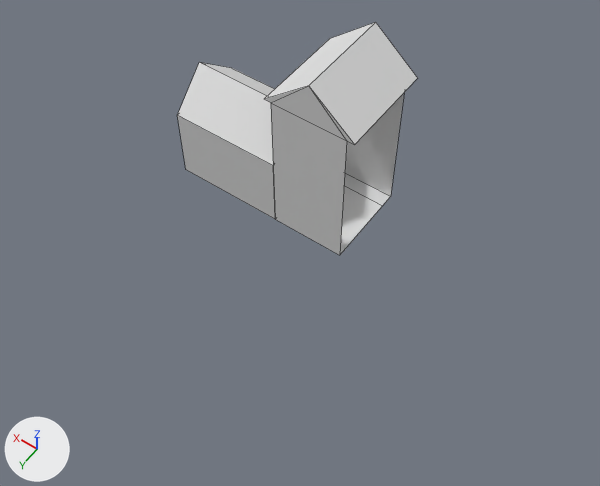
The Blender file dollhouse.blend: old version first, new version second.
Camera for both pictures: a camera (50 mm lens) standing at (-7.47, 11.76, 15.5) and looking at (-0.4, 1.86, -0.05). Lighting does not change. The marker at lower left points along +X, +Y and +Z. Mesh edges are drawn as thin lines.

The scene before the commit, as lines of its bpy script (objects in view):
```python
me_cube = bpy.data.meshes.new('Cube')
me_cube.from_pydata(...)  # 26 vertices, 21 faces; spans x -1.2..4.0, y -1.58..1.0, z -1.0..4.0
me_cube.materials.append(mat_material)  # white #e7e7e7
ob_cube = bpy.data.objects.new('Cube', me_cube)
ob_cube.location = (0.0, 0.0, 0.0)
```
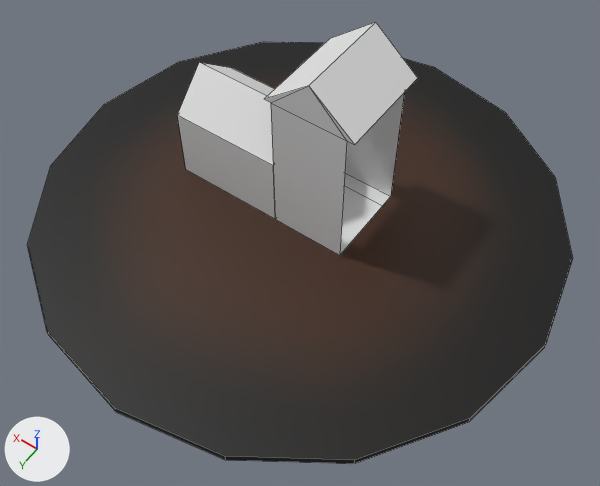
The newer file is also turned or shifted as a whole; pictures and numbers use the older file's frame.

Changed parts and their boxes [x1, y1, x2, y2] in the pictures (600 x 486 px):
'Cylinder', added
    after: [27, 41, 573, 464]

What changed in the scene script:
```text
Add img_desk:
    img_desk = load_image('desk', 'assets/desk.png', 1024, 1024, 'sRGB')
Add mat_desktop:
    mat_desktop = principled_material('Desktop')
    mat_desktop.texture = img_desk
Add me_cylinder:
    me_cylinder.from_pydata(...)  # a 16-sided cylinder along z spanning x -1.0..1.0, y -1.0..1.0, z -1.0..1.0
    me_cylinder.materials.append(mat_desktop)  # picture img_desk
Add ob_cylinder:
    ob_cylinder = bpy.data.objects.new('Cylinder', me_cylinder)
    ob_cylinder.location = (0.67, 0.36, -1.11)
    ob_cylinder.scale = (6.94, 6.94, 0.0992)
```
